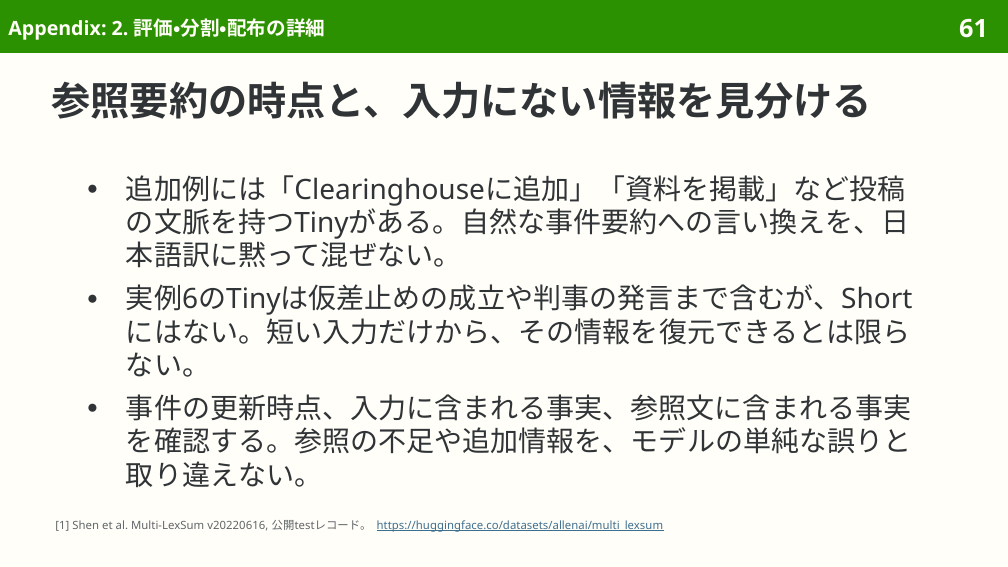
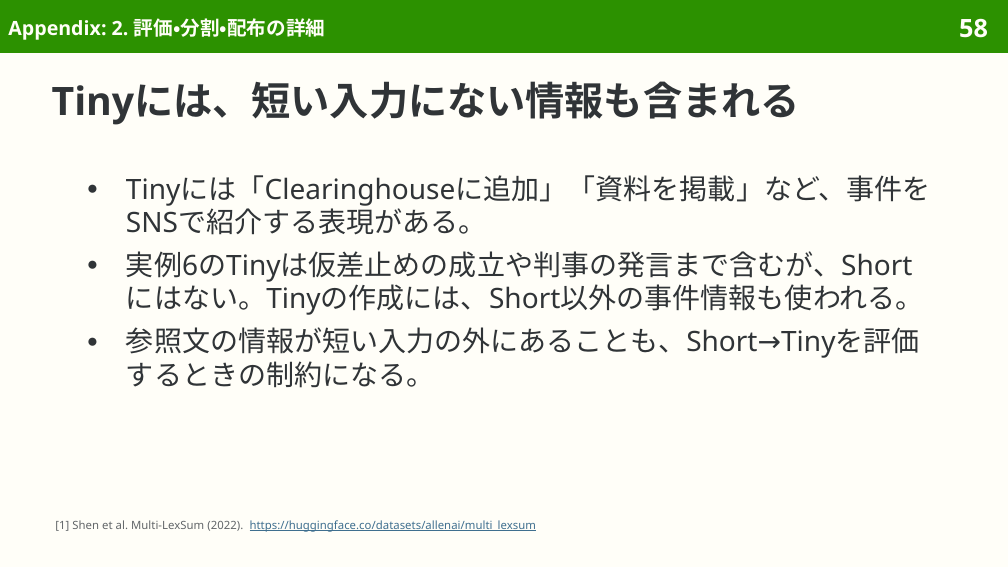
Before and after one commit to sasakiy84/datasets-in-10-minutes, a slide deck: slide 58 of slides/datasets-in-10-minutes-multilexsum.pptx (slide 61 before the commit). Drawn at 1008x567 pixels with LibreOffice and Linux fonts; fonts in the diff are those of the drawing. Boxes give left, top, right and bottom in pixels: in the first picture for what was removed or moved away, otherwise in the second. Text is boxed around its words. In the diff, an @@ line names an element or a change of style, - is before the commit and + after.

Commit message:
Center Multi-LexSum on expert civil-rights lawsuit summaries

```diff
--- a/slides/datasets-in-10-minutes-multilexsum.pptx
+++ b/slides/datasets-in-10-minutes-multilexsum.pptx
@@ page number at <box>959,18,988,38</box>: text changed @@
-61
+58
@@ title at <box>52,81,800,125</box>: text changed @@
-参照要約の時点と、入力にない情報を見分ける
+Tinyには、短い入力にない情報も含まれる
@@ text at <box>126,175,931,388</box>: text changed @@
-● 追加例には「Clearinghouseに追加」「資料を掲載」など投稿の文脈を持つTinyがある。自然な事件要約への言い換えを、日本語訳に黙って混ぜない。
-● 実例6のTinyは仮差止めの成立や判事の発言まで含むが、Shortにはない。短い入力だけから、その情報を復元できるとは限らない。
-● 事件の更新時点、入力に含まれる事実、参照文に含まれる事実を確認する。参照の不足や追加情報を、モデルの単純な誤りと取り違えない。
+● Tinyには「Clearinghouseに追加」「資料を掲載」など、事件をSNSで紹介する表現がある。
+● 実例6のTinyは仮差止めの成立や判事の発言まで含むが、Shortにはない。Tinyの作成には、Short以外の事件情報も使われる。
+● 参照文の情報が短い入力の外にあることも、Short→Tinyを評価するときの制約になる。
@@ text at <box>55,520,536,532</box>: text changed @@
-[1] Shen et al. Multi-LexSum v20220616, 公開testレコード。 https://huggingface.co/datasets/allenai/multi_lexsum
+[1] Shen et al. Multi-LexSum (2022). https://huggingface.co/datasets/allenai/multi_lexsum
```
Also in this commit, not shown: 44 other slides changed, 6 slides removed, 38 other files.
